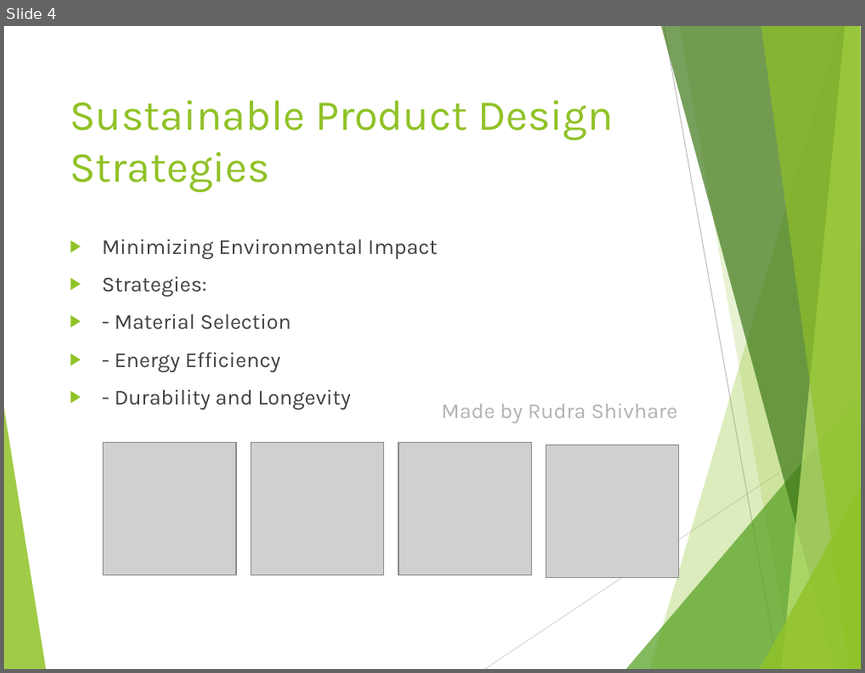
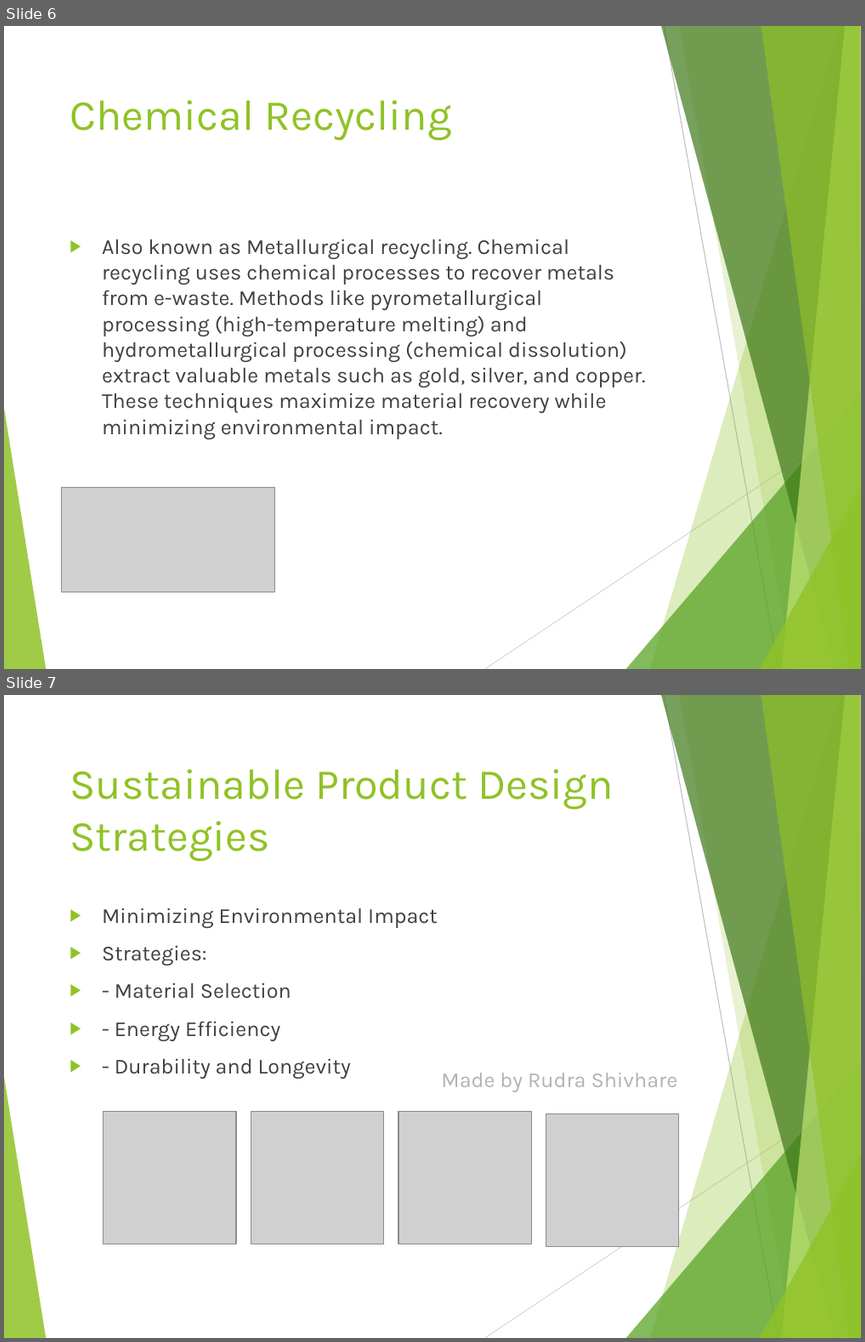
Before and after one commit to Rudra2701/RND-PPT, a slide deck: e-waste.pptx. Shown one above the other, each under a label of ours: slide 4 before the commit, slides 6 and 7 after it. The pictures are 865x673 and 865x1342 pixels, drawn with LibreOffice and Linux fonts; fonts in the diff are those of the drawing; grey boxes stand for pictures. Boxes give left, top, right and bottom in pixels: in the first picture for what was removed or moved away, otherwise in the second. Text is boxed around its words. In the diff, an @@ line names an element or a change of style, - is before the commit and + after.

Commit message:
ver 1.1

```diff
--- a/e-waste.pptx
+++ b/e-waste.pptx
@@ slide 6 added at [4,26,861,669], background #FFFFFF; not listed: 10 template elements that a slide beside it also shows @@
@@ title added at [69,100,451,141], 36 pt, text #90C226 @@
+Chemical Recycling
@@ text added at [102,238,646,439], 18 pt, text #404040 @@
+▶ Also known as Metallurgical recycling. Chemical recycling uses chemical processes to recover metals from e-waste. Methods like pyrometallurgical processing (high-temperature melting) and hydrometallurgical processing (chemical dissolution) extract valuable metals such as gold, silver, and copper. These techniques maximize material recovery while minimizing environmental impact.
@@ picture added at [62,487,276,592] @@
@@ what was slide 4 is now slide 7 @@
```
Also in this commit, not shown: 2 other slides added.
